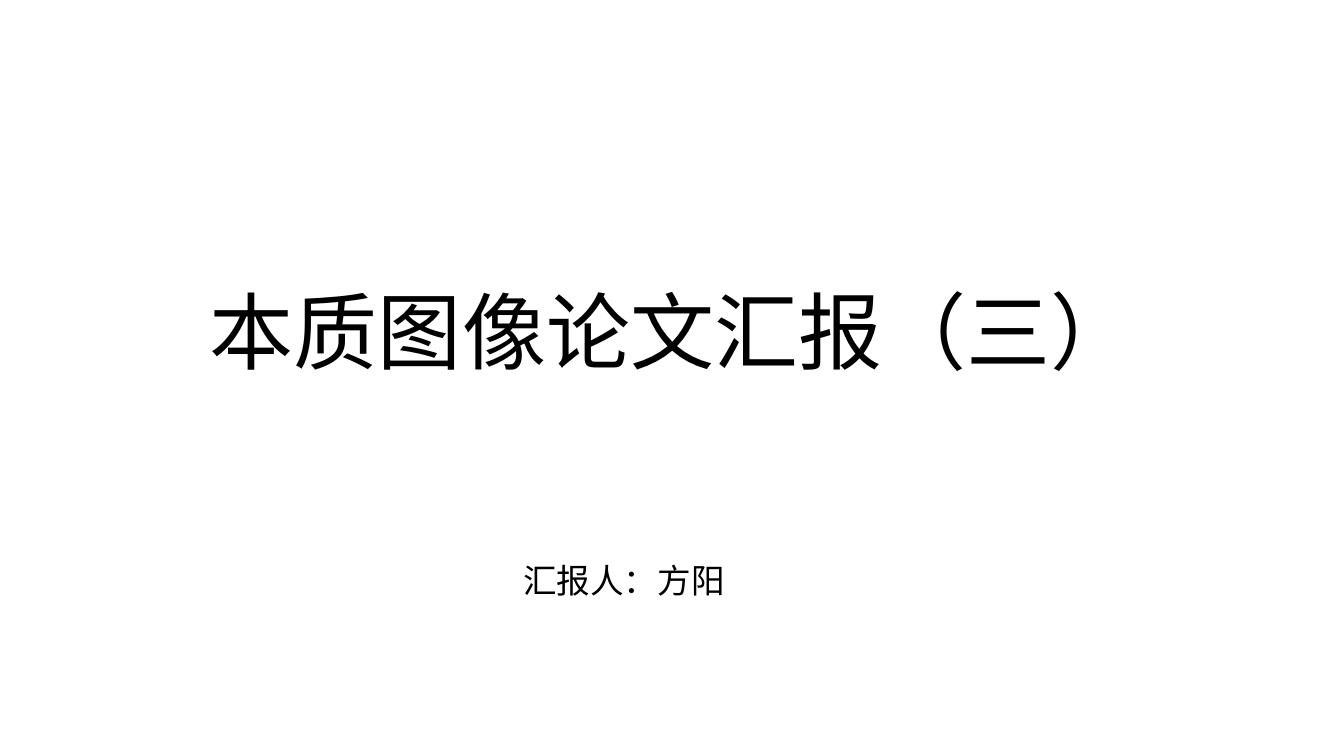
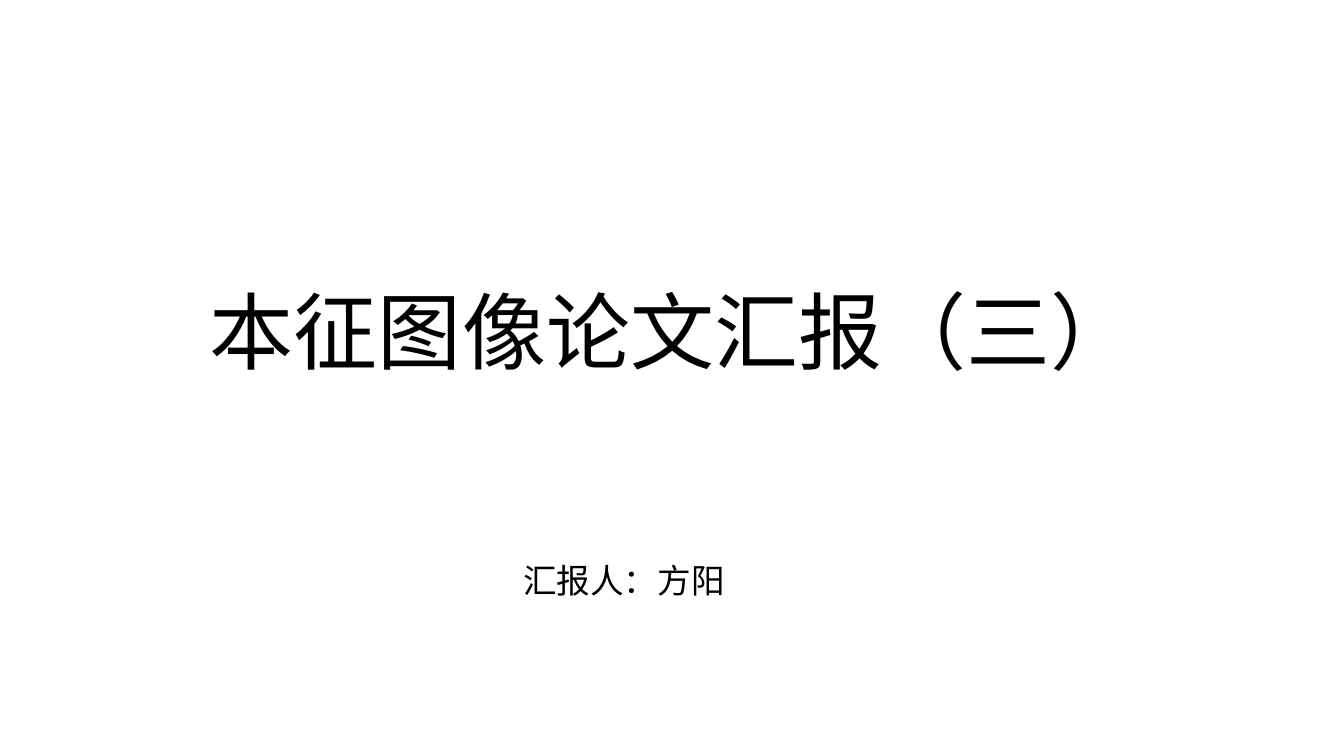
Before and after one commit to FangYang970206/PaperNote, a slide deck: slide 1 of intrinsic image/third phase.pptx. Drawn at 1344x756 pixels with LibreOffice and Linux fonts; fonts in the diff are those of the drawing. Boxes give left, top, right and bottom in pixels: in the first picture for what was removed or moved away, otherwise in the second. Text is boxed around its words. In the diff, an @@ line names an element or a change of style, - is before the commit and + after.

Commit message:
本质 -> 本征

```diff
--- a/intrinsic image/third phase.pptx
+++ b/intrinsic image/third phase.pptx
@@ title at (x1=210, y1=291, x2=1134, y2=371): text changed @@
-本质图像论文汇报（三）
+本征图像论文汇报（三）
```
Also in this commit, not shown: 7 other files.
